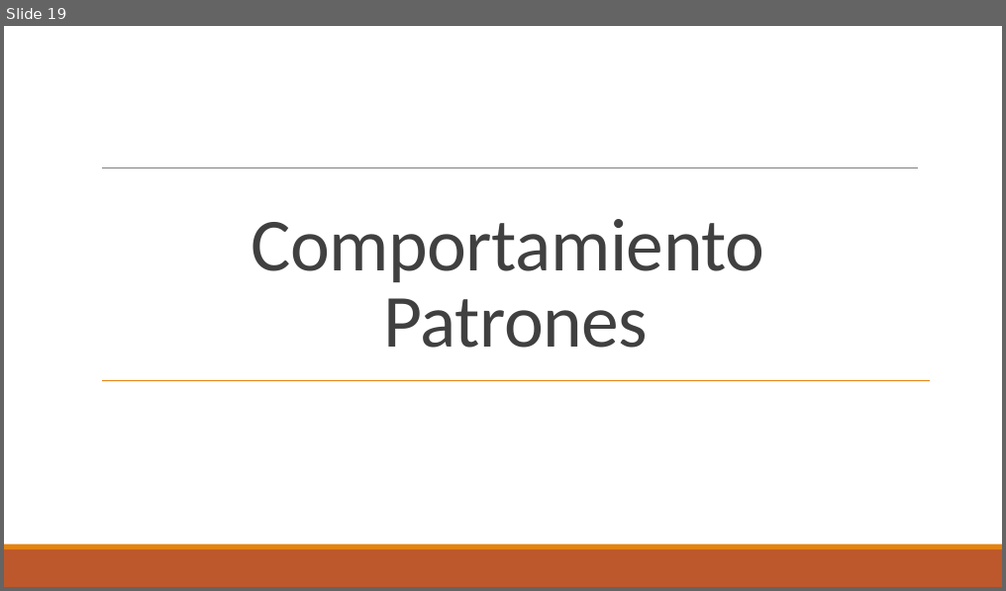
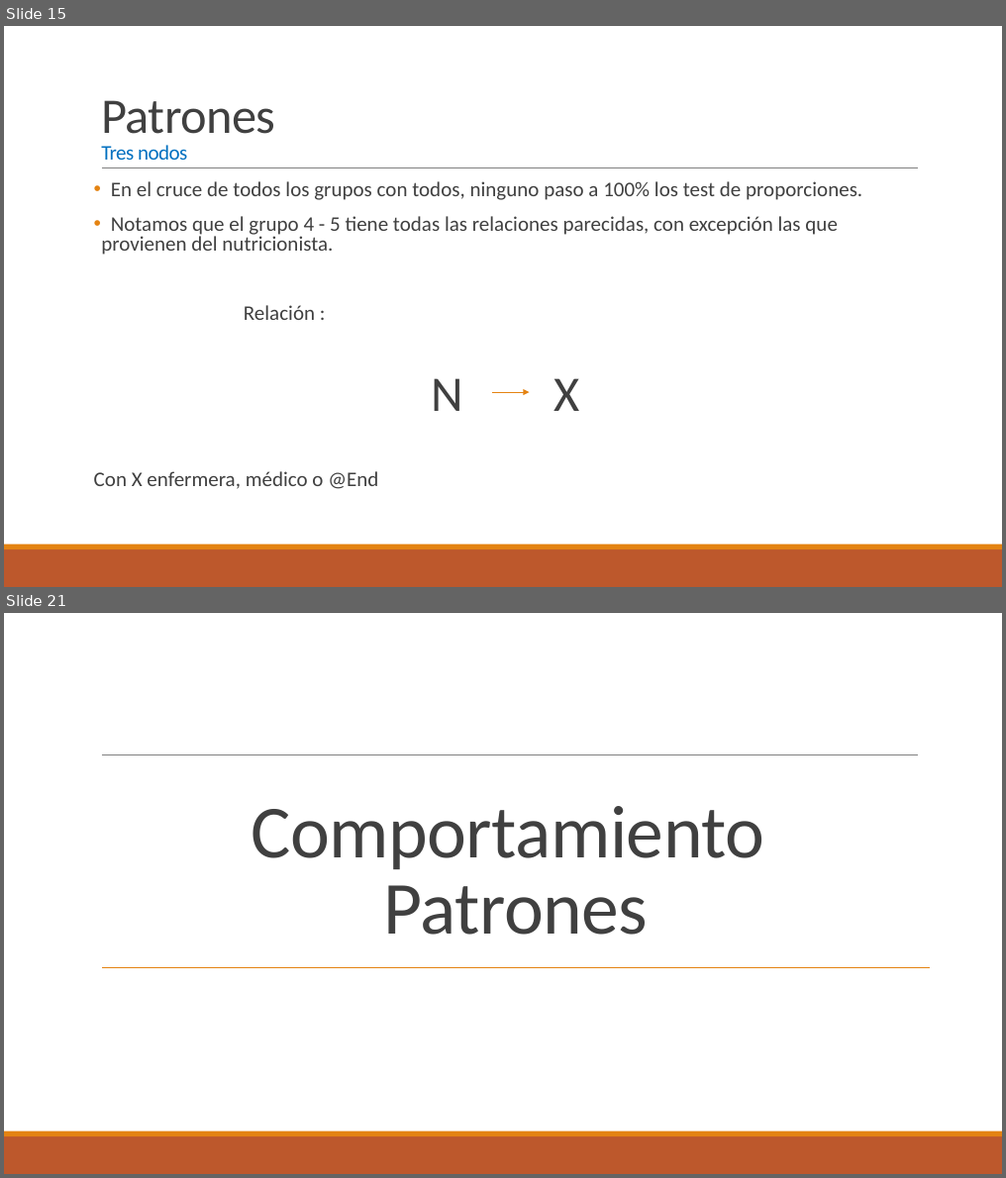
Before and after one commit to cealvarez/Repo-FONDECYT, a slide deck: Tesis/Nicolas/Análisis de Datos.pptx. Shown one above the other, each under a label of ours: slide 19 before the commit, slides 15 and 21 after it; the slides between them are not shown. The pictures are 1006x591 and 1006x1178 pixels, drawn with LibreOffice and Linux fonts; fonts in the diff are those of the drawing. Boxes give left, top, right and bottom in pixels: in the first picture for what was removed or moved away, otherwise in the second. Text is boxed around its words. In the diff, an @@ line names an element or a change of style, - is before the commit and + after.

```diff
--- a/Tesis/Nicolas/Análisis de Datos.pptx
+++ b/Tesis/Nicolas/Análisis de Datos.pptx
@@ slide 15 added at bbox=[4, 26, 1002, 587], background #FFFFFF; not listed: 3 template elements that a slide beside it also shows @@
@@ title added at bbox=[101, 100, 275, 160], 20 pt, text #0070C0 @@
+Patrones
+Tres nodos
@@ text added at bbox=[94, 181, 862, 489], 20 pt, text #404040 @@
+• En el cruce de todos los grupos con todos, ninguno paso a 100% los test de proporciones.
+• Notamos que el grupo 4 - 5 tiene todas las relaciones parecidas, con excepción las que provienen del nutricionista.
+Relación :
+N X
+Con X enfermera, médico o @End
@@ arrow added from (493, 392) to (530, 392), #E48312 1 pt @@
@@ what was slide 19 is now slide 21 @@
```
Also in this commit, not shown: 9 slides changed, 10 other slides added, 9 slides removed, 9 other files.
